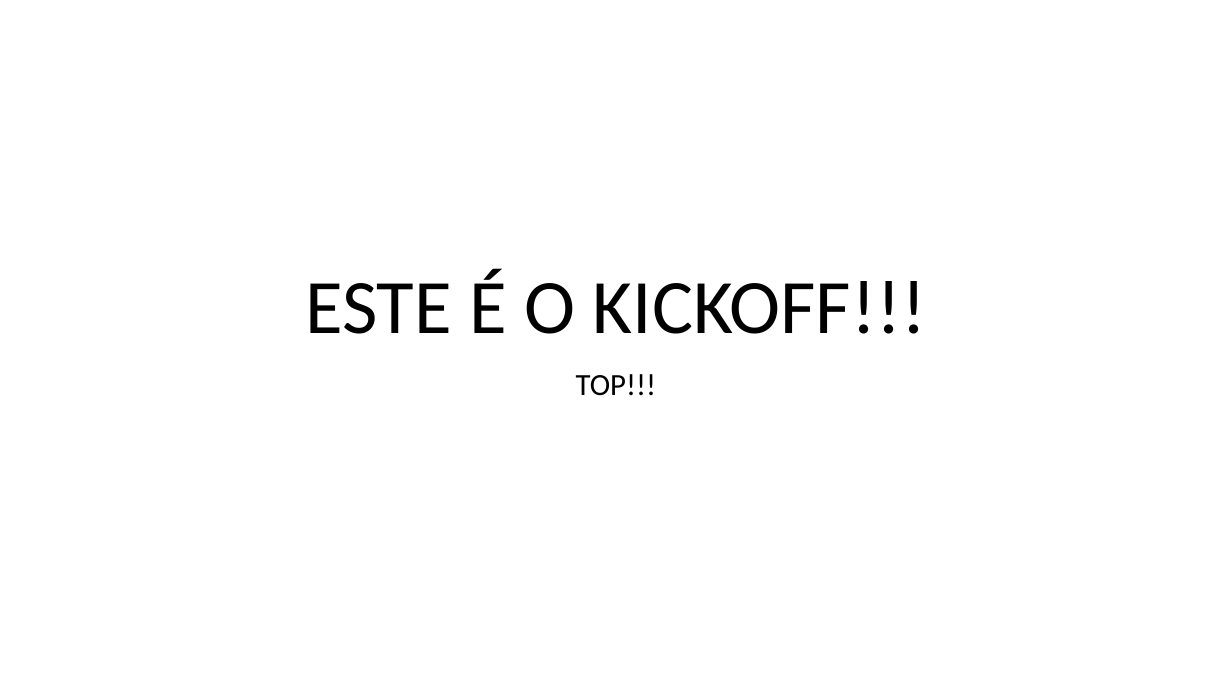
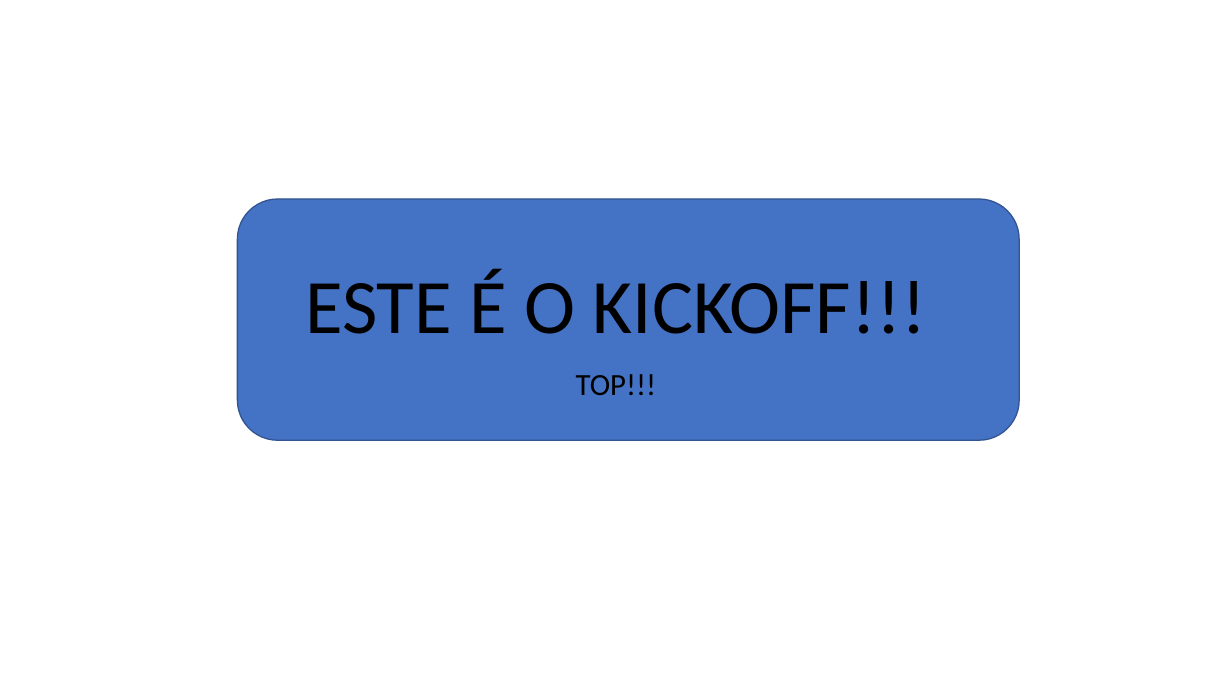
Before and after one commit to ribeiromurilo/2TDSPF-exemploGIT-2024, a slide deck: slide 1 of PastaDocumentos/Kickoff.pptx. Drawn at 1232x693 pixels with LibreOffice and Linux fonts; fonts in the diff are those of the drawing. Boxes give left, top, right and bottom in pixels: in the first picture for what was removed or moved away, otherwise in the second. Text is boxed around its words. In the diff, an @@ line names an element or a change of style, - is before the commit and + after.

Commit message:
Versao 2 do Kickoff com fundo azul

```diff
--- a/PastaDocumentos/Kickoff.pptx
+++ b/PastaDocumentos/Kickoff.pptx
@@ rounded rectangle added at bbox=[238, 199, 1019, 440], fill #4472C4, outline #325491 1 pt @@
```
